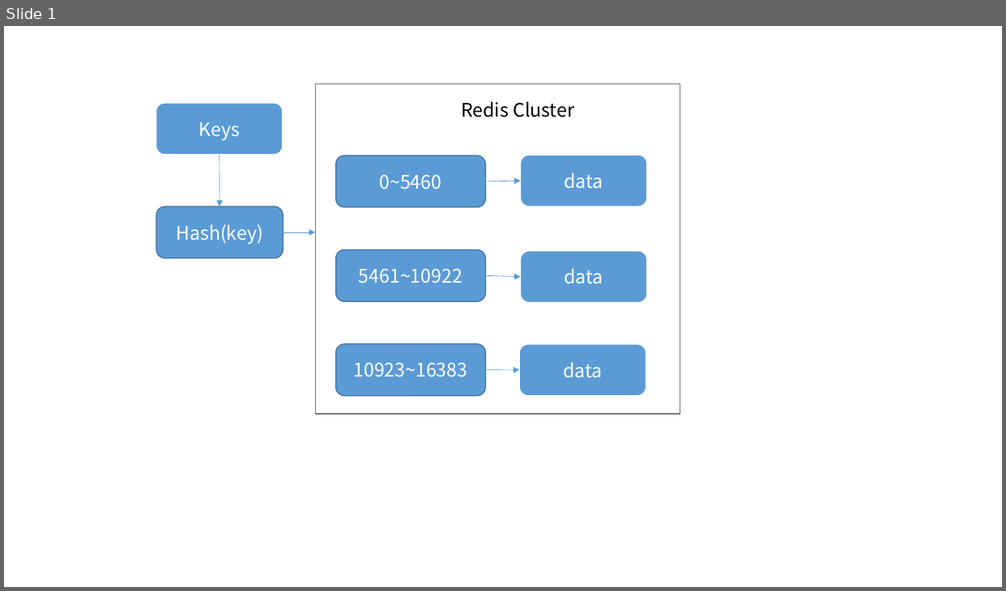
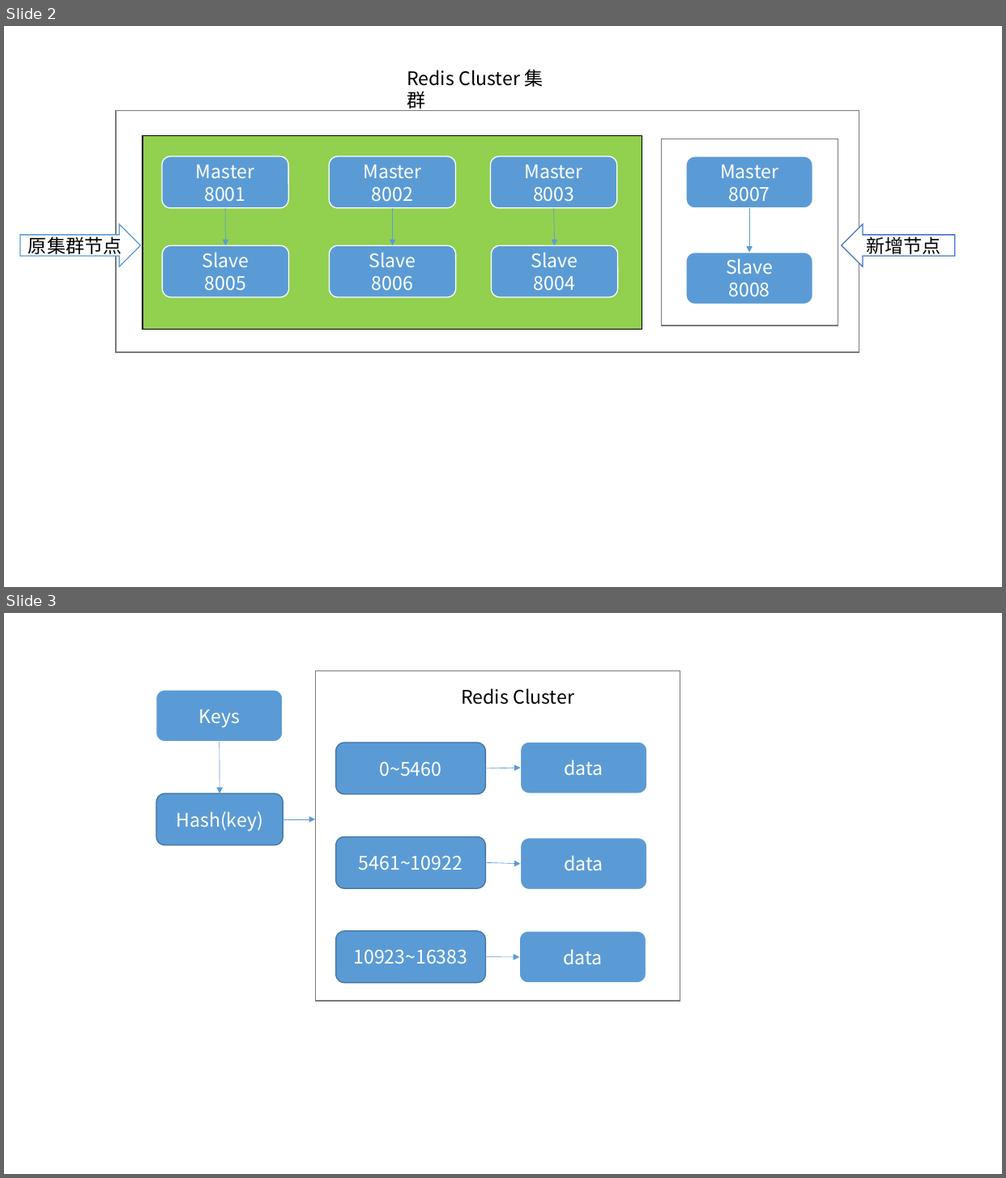
Before and after one commit to cxinping/Redis, a slide deck: Tools/redis架构图.pptx. Shown one above the other, each under a label of ours: slide 1 before the commit, slides 2 and 3 after it. The pictures are 1006x591 and 1006x1178 pixels, drawn with LibreOffice and Linux fonts; fonts in the diff are those of the drawing. Boxes give left, top, right and bottom in pixels: in the first picture for what was removed or moved away, otherwise in the second. Text is boxed around its words. In the diff, an @@ line names an element or a change of style, - is before the commit and + after.

```diff
--- a/Tools/redis架构图.pptx
+++ b/Tools/redis架构图.pptx
@@ slide 2 added at [4,26,1002,587], background #FFFFFF @@
@@ text added at [407,69,543,111], 18 pt, text #000000 @@
+Redis Cluster 集群
@@ rectangle added at [116,110,859,352], outline #7A7A7A 1 pt @@
@@ rectangle added at [143,135,641,329], fill #92D050, outline #000000 1 pt @@
@@ rectangle added at [662,139,839,326], outline #7A7A7A 1 pt @@
@@ rounded rectangle added at [162,156,288,208], fill #5B9BD5, outline #FFFFFF 1 pt, 18 pt, text #FFFFFF @@
+Master
+8001
@@ rounded rectangle added at [329,156,455,208], fill #5B9BD5, outline #FFFFFF 1 pt, 18 pt, text #FFFFFF @@
+Master
+8002
@@ rounded rectangle added at [491,156,617,208], fill #5B9BD5, outline #FFFFFF 1 pt, 18 pt, text #FFFFFF @@
+Master
+8003
@@ rounded rectangle added at [686,156,812,208], fill #5B9BD5, outline #FFFFFF 1 pt, 18 pt, text #FFFFFF @@
+Master
+8007
@@ arrow added from (226, 208) to (226, 246), #5B9BD5 0.5 pt @@
@@ arrow added from (393, 208) to (393, 246), #5B9BD5 0.5 pt @@
@@ arrow added from (554, 208) to (554, 246), #5B9BD5 0.5 pt @@
@@ arrow added from (750, 208) to (750, 253), #5B9BD5 0.5 pt @@
@@ right arrow added at [20,224,141,267], fill #FFFFFF, outline #5B9BD5 1 pt, 18 pt, text #000000 @@
+原集群节点
@@ left arrow added at [842,224,956,267], fill #FFFFFF, outline #4472C4 1 pt, 18 pt, text #000000 @@
+新增节点
@@ rounded rectangle added at [162,246,288,297], fill #5B9BD5, outline #FFFFFF 1 pt, 18 pt, text #FFFFFF @@
+Slave
+8005
@@ rounded rectangle added at [330,246,456,297], fill #5B9BD5, outline #FFFFFF 1 pt, 18 pt, text #FFFFFF @@
+Slave
+8006
@@ rounded rectangle added at [492,246,618,297], fill #5B9BD5, outline #FFFFFF 1 pt, 18 pt, text #FFFFFF @@
+Slave
+8004
@@ rounded rectangle added at [686,253,812,305], fill #5B9BD5, outline #FFFFFF 1 pt, 18 pt, text #FFFFFF @@
+Slave
+8008
@@ what was slide 1 is now slide 3 @@
```
Also in this commit, not shown: 1 other slide added.
